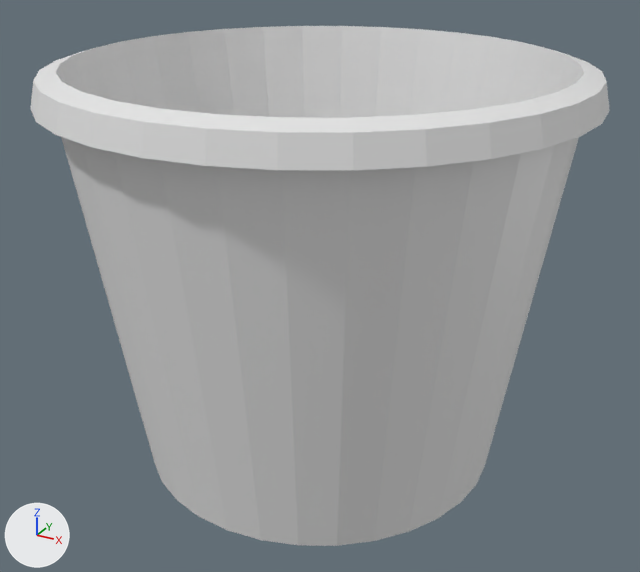
An edit to the Blender file resources/model/bucket/bucket.blend, drawn before and after from the same camera.
The view is the same before and after, from a 50 mm camera at (1.98, -3.6, 1.7) aimed at (0.02, -0.03, -0.08). Lighting does not change. The marker at lower left points along +X, +Y and +Z.

The first picture shows '円柱'.
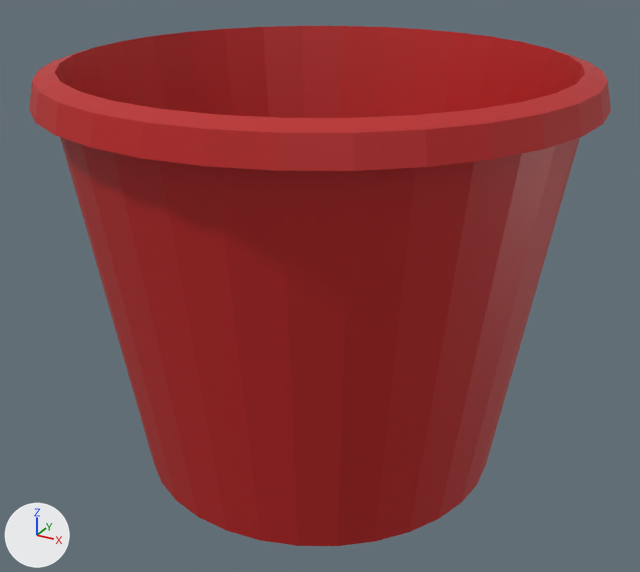
The newer file is also rescaled (x0.389) as a whole; pictures and numbers use the older file's frame.

Changed parts and their boxes (x1, y1, x2, y2) in the pictures (640 x 572 px):
'円柱', recoloured (grey to red)
    both: (29, 26, 611, 546)

Diff of the bpy script that builds the scene:
```diff
--- a/resources/model/bucket/bucket.blend.py
+++ b/resources/model/bucket/bucket.blend.py
@@ img_bucket @@
+img_bucket = load_image('bucket', 'bucket.png', 1024, 1024, 'sRGB')
@@ mat_マテリアル @@
+mat_マテリアル = principled_material('マテリアル')
+mat_マテリアル.texture = img_bucket
@@ me_円柱 @@
 me_円柱.from_pydata(...)  # 320 vertices, 290 faces; spans x -1.28..1.28, y -1.28..1.28, z -1.03..1.02
+me_円柱.materials.append(mat_マテリアル)  # picture img_bucket
```
